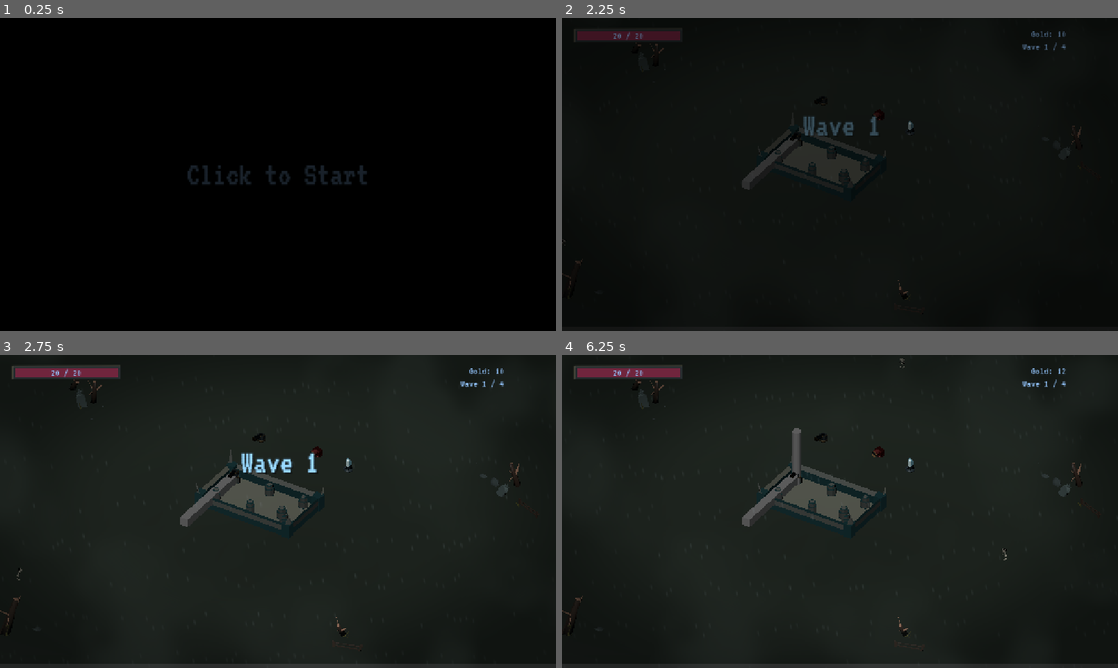
Above: before the commit, frames 1-4 (two rows, left to right).
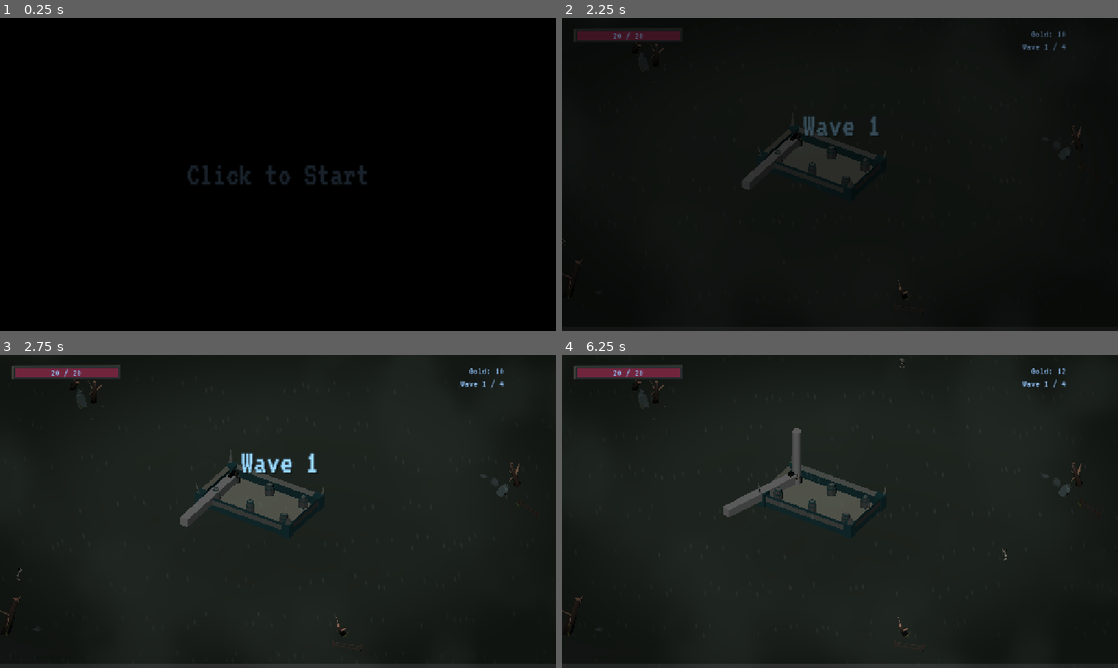
Above: after the commit, the same moments.

Repository: JeremyMarkWilcox/Tower-Defense
Game: Godot game, scene res://core/ui/boot.tscn
Same seed, same stepped clock (60 frames per second), same inputs: the game is played once before the commit and once after it. Sound files missing from this copy of the repository are replaced by a short silence.
Inputs (mouse positions are in pixels of both pictures, inside the frame that each line leads up to):
- Up to frame 1 (0.25 s): no input
- Up to frame 2 (2.25 s): tap Enter at 0.5 s; move the mouse to (962, 158) at 0.52 s; hold Right (ui_right) 0.53-1.28 s; hold Space (thread_cut) 0.53-1.28 s; click (962, 158) at 0.67 s; move the mouse to (728, 190) at 1.27 s; hold Down (ui_down) 1.28-2.03 s; tap E (thread_next) at 1.35 s; move the mouse to (895, 105) at 2.02 s; hold Right (ui_right) from 2.03 s (still down); hold Q (thread_prev) from 2.03 s (still down)
- Up to frame 3 (2.75 s): keep holding Right (ui_right); keep holding Q (thread_prev)
- Up to frame 4 (6.25 s): tap Space (thread_cut) at 2.75, 4.35, 5 s; move the mouse to (812, 574) at 2.77 s; release Right (ui_right) at 2.78 s; release Q (thread_prev) at 2.78 s; hold Up (ui_up) 2.78-3.53 s; tap R at 2.85 s; click (812, 574) at 2.92 s; tap Enter at 3.5, 5.75 s; move the mouse to (1006, 558) at 3.52 s; hold Left (ui_left) 3.53-5.03 s; tap K at 3.6 s; move the mouse to (673, 464) at 4.27 s; move the mouse to (867, 511) at 5.02 s; hold Down (ui_down) 5.03-5.78 s; hold E (thread_next) 5.03-5.78 s; click (867, 511) at 5.17 s; move the mouse to (756, 433) at 5.77 s; hold Right (ui_right) from 5.78 s (still down); tap Q (thread_prev) at 5.85 s

Frame 1 is identical in both runs. In frame 2, less than 0.1% of the frame differs, in the area x 46-64%, y 27-53%; in frame 3, 0.2%; in frame 4, 0.9%, in the area x 29-64%, y 25-55%.

Commit message:
Technically works but aim angle is off

Diff:
--- a/game/data/towers/bullet.tscn
+++ b/game/data/towers/bullet.tscn
@@ -4,7 +4,7 @@
 
 [sub_resource type="CylinderShape3D" id="CylinderShape3D_7l47o"]
 height = 10.0
-radius = 1.0
+radius = 3.0
 
 [sub_resource type="CylinderMesh" id="CylinderMesh_g61ai"]
 height = 12.363
--- a/game/data/towers/tower.gd
+++ b/game/data/towers/tower.gd
@@ -35,8 +35,9 @@
 			targetEnemy = null
 			return
 	#aiming logic
-	direction = targetEnemy.global_position - global_position
-
+	direction = (targetEnemy.global_position - global_position) * -1
+	var target_angle = atan2(-direction.x, -direction.z)
+	rotation.y = lerp_angle(rotation.y, target_angle, 0.1)
 	#shooting logic
 	if (targetEnemy):
 		if (shoot_timer.is_stopped()):
--- a/game/data/towers/towerdata.gd
+++ b/game/data/towers/towerdata.gd
@@ -18,15 +18,15 @@
 ]
 
 var fireRateData : Array[Array] = [
-	[.40,.40,.40],
+	[.80,.80,.80],
 	[.10,.20,.30],
 	[.10,.20,.30]
 ]
 
 var bulletSpeedData : Array[Array] = [
-	[10,20,30],
-	[10,20,30],
-	[10,20,30]
+	[20,40,60],
+	[20,40,60],
+	[20,40,60]
 ]
 
 # Use a function instead of a variable array so it evaluates live
--- a/game/game/game.tscn
+++ b/game/game/game.tscn
@@ -17,13 +17,10 @@
 [ext_resource type="Shader" uid="uid://dlqkwxa4ft1ud" path="res://assets/shaders/atmosphere/mist.gdshader" id="8_mhvfb"]
 [ext_resource type="Script" uid="uid://e21u8rkcefj4" path="res://game/managers/gold_manager.gd" id="8_vsp63"]
 [ext_resource type="PackedScene" uid="uid://cniox0c88ga5l" path="res://core/ui/controls_menu.tscn" id="8_wmqhs"]
-[ext_resource type="PackedScene" uid="uid://dl7btnuthvvlb" path="res://assets/3d_art/towers/Firelvl1.glb" id="9_leid8"]
-[ext_resource type="PackedScene" uid="uid://dm6ojjrnrnkqg" path="res://assets/3d_art/towers/Icelvl1.glb" id="10_8bboj"]
 [ext_resource type="PackedScene" uid="uid://dj4pwl2xdjjfq" path="res://game/ui/screens/run_end_screen.tscn" id="11_3vho3"]
 [ext_resource type="PackedScene" uid="uid://dfad8mr7np0na" path="res://game/threads/signal_threads/signal_system.tscn" id="11_7l47o"]
 [ext_resource type="Script" uid="uid://t5dtitkv78yy" path="res://game/managers/hint_manager.gd" id="19_jhnov"]
 [ext_resource type="Resource" uid="uid://dxbta4cne2rrk" path="res://game/data/waves/unique_waves/wave_04.tres" id="21_caicf"]
-[ext_resource type="PackedScene" uid="uid://b82y0h3s65i2h" path="res://assets/3d_art/towers/Basiclvl1.glb" id="23_5e03w"]
 [ext_resource type="PackedScene" uid="uid://cg50601ef7udl" path="res://game/ui/hints/HintCard.tscn" id="26_7l47o"]
 [ext_resource type="PackedScene" uid="uid://trtw8x206jx5" path="res://game/ui/hud/hud.tscn" id="27_caicf"]
 
@@ -88,15 +85,6 @@
 transform = Transform3D(-0.9761344, 0, -0.21716723, 0, 1, 0, 0.21716723, 0, -0.9761344, -1.495718, 1.0362198, 1.3766179)
 
 [node name="Props" parent="World/Environment" unique_id=1002412612 instance=ExtResource("3_wgsev")]
-
-[node name="CannonTower" parent="World" unique_id=1976264692 instance=ExtResource("23_5e03w")]
-transform = Transform3D(1, 0, 0, 0, 1, 0, 0, 0, 1, -8.499464, 2.791296, -5.864142)
-
-[node name="FireTower" parent="World" unique_id=570521196 instance=ExtResource("9_leid8")]
-transform = Transform3D(1, 0, 0, 0, 1, 0, 0, 0, 1, -1.9429172, 2.8008618, -8.238418)
-
-[node name="IceTower" parent="World" unique_id=879949465 instance=ExtResource("10_8bboj")]
-transform = Transform3D(1, 0, 0, 0, 1, 0, 0, 0, 1, 2.4456089, 2.748484, -8.647053)
 
 [node name="SignalSystem" parent="World" unique_id=1072541974 instance=ExtResource("11_7l47o")]
 
--- a/game/stronghold/stronghold.tscn
+++ b/game/stronghold/stronghold.tscn
@@ -31,7 +31,4 @@
 [node name="TowerSocket6" parent="Sockets" unique_id=55002485 instance=ExtResource("3_b46vg")]
 transform = Transform3D(1, 0, 0, 0, 1, 0, 0, 0, 1, -4.5, 0.65, -2)
 
-[node name="TowerSocket7" parent="Sockets" unique_id=1651291308 instance=ExtResource("3_b46vg")]
-transform = Transform3D(1, 0, 0, 0, 1, 0, 0, 0, 1, -4.1997495, 1.3965986, -1.9820808)
-
 [editable path="stronghold_base"]
